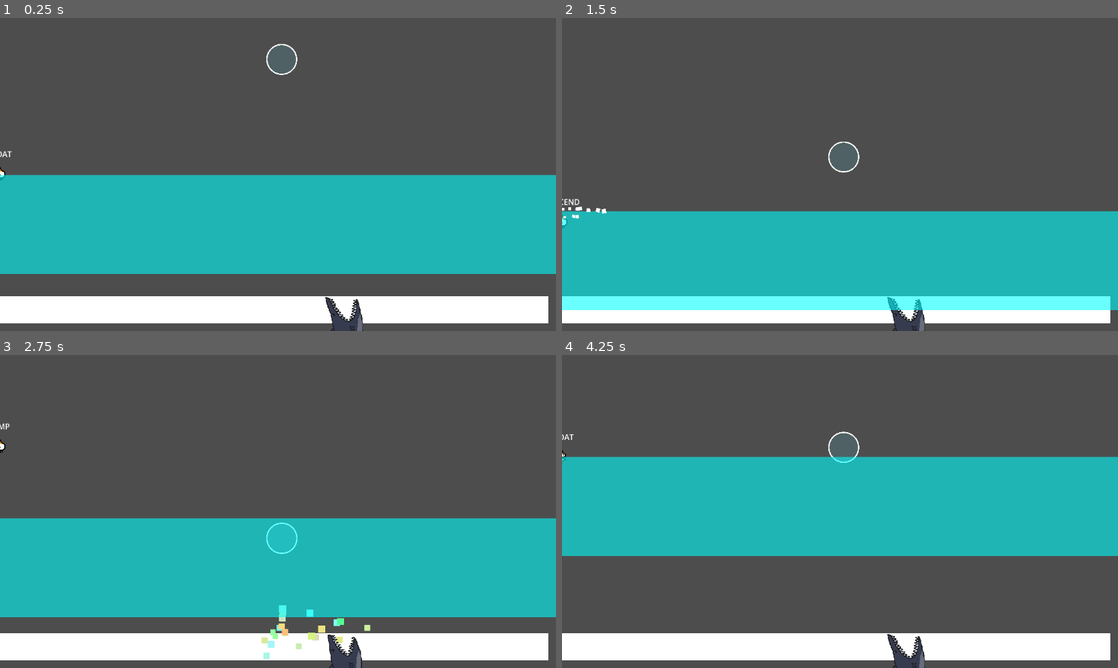
Above: before the commit, frames 1-4 (two rows, left to right).
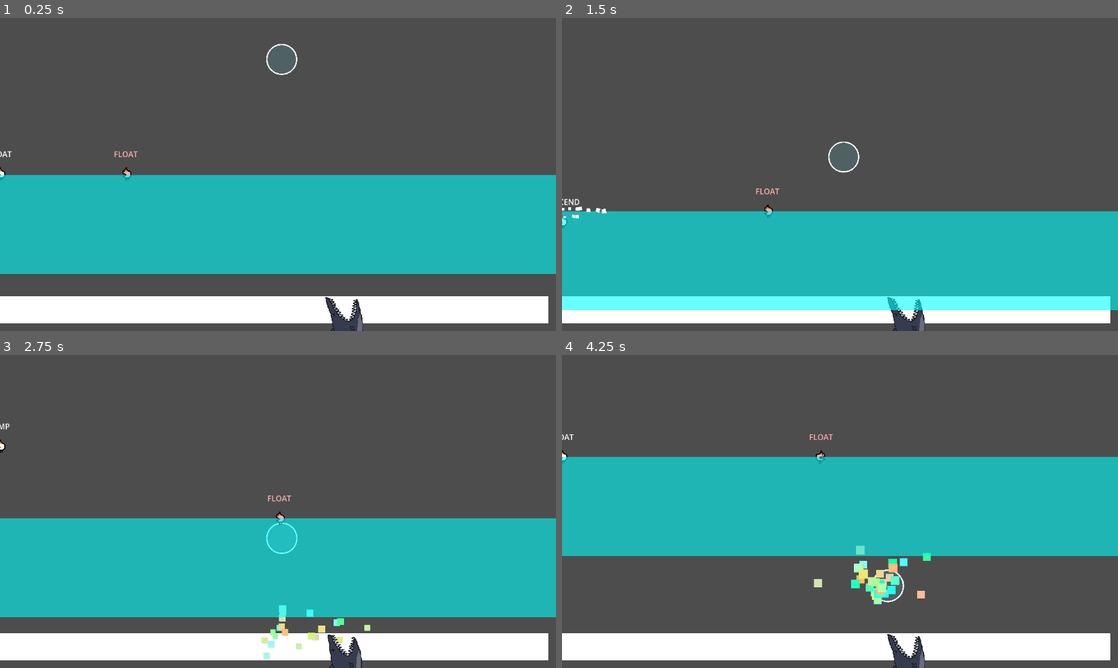
Above: after the commit, the same moments.

Repository: ron0studios/Global-Game-Jam-2025
Game: Godot game, scene res://objects/sandbox.tscn
Two runs of this game, one before a commit and one after it. Both use one fixed random seed, a clock stepped at 60 frames per second and the inputs below. The engine's default icon, where the game draws it, is replaced by a stand-in: a white triangle on a blue panel in a dark square.
Inputs (mouse positions are in pixels of both pictures, inside the frame that each line leads up to):
- Up to frame 1 (0.25 s): no input
- Up to frame 2 (1.5 s): move the mouse to (962, 158) at 0.52 s; hold D (right, bound only before the commit) 0.53-1.28 s; hold Space (blow, bound only before the commit) 0.53-1.28 s; move the mouse to (728, 190) at 1.27 s; hold Down (ui_down) from 1.28 s (still down); tap Space (blow, bound only before the commit) at 1.35 s
- Up to frame 3 (2.75 s): move the mouse to (333, 442) at 2.02 s; release Down (ui_down) at 2.03 s; hold D (right, bound only before the commit) from 2.03 s (still down); hold Space (blow, bound only before the commit) from 2.03 s (still down)
- Up to frame 4 (4.25 s): move the mouse to (812, 574) at 2.77 s; release D (right, bound only before the commit) at 2.78 s; release Space (blow, bound only before the commit) at 2.78 s; hold Up (ui_up) 2.78-3.53 s; tap Space (blow, bound only before the commit) at 2.85 s; move the mouse to (1006, 558) at 3.52 s; hold A (left, bound only before the commit) from 3.53 s (still down); hold Space (blow, bound only before the commit) from 3.53 s (still down)

The runs differ from the first frame. In frame 1, less than 0.1% of the frame differs, in the area x 20-25%, y 42-52%; in frame 2, less than 0.1%; in frame 3, less than 0.1%; in frame 4, 1.1%, in the area x 0-67%, y 24-80%.

Commit message:
Two player working
this is getting out of hand, now there are two of them

Diff:
--- a/objects/player.gd
+++ b/objects/player.gd
@@ -15,7 +15,7 @@
 @export var player_number = 1
 @onready var left_input = "p%s_left" % player_number
 @onready var right_input = "p%s_right" % player_number
-@onready var down_input = "p%s_down" % player_number
+@onready var jump_input = "p%s_jump" % player_number
 @onready var blow_input = "p%s_blow" % player_number
 
 var state = states.FLOAT
@@ -38,7 +38,7 @@
 			check_descend()
 		states.DESCEND:
 			velocity.y = (Global.water_level+DEPTH-position.y)
-			if Input.is_action_just_released("ui_down"):
+			if Input.is_action_just_released(jump_input):
 				state = states.JUMP
 				velocity.y = 0
 		states.JUMP:
@@ -60,7 +60,7 @@
 				position.y = Global.water_level
 				velocity.y = 0
 			check_descend()
-	var direction := Input.get_axis("ui_left", "ui_right")
+	var direction := Input.get_axis(left_input, right_input)
 	if direction:
 		velocity.x = clamp(velocity.x + direction * ACCEL * delta, -MAX_SPD, MAX_SPD)
 	else:
@@ -77,10 +77,10 @@
 
 func check_descend():
 	#call this to give the player the option to descend
-	if Input.is_action_just_pressed("ui_down"):
+	if Input.is_action_just_pressed(jump_input):
 		state = states.DESCEND
 func handle_animations():
-	if (Input.is_action_just_pressed("left") and !$AnimatedSprite2D.flip_h) or (Input.is_action_just_pressed("right") and $AnimatedSprite2D.flip_h):
+	if (Input.is_action_just_pressed(left_input) and !$AnimatedSprite2D.flip_h) or (Input.is_action_just_pressed(right_input) and $AnimatedSprite2D.flip_h):
 		$AnimatedSprite2D.play("turn")
 
 	if $AnimatedSprite2D.animation == "turn" and $AnimatedSprite2D.frame == 5:
@@ -89,11 +89,11 @@
 
 func handle_blowing(delta):
 	$BlowArea.rotation = deg_to_rad(90) + get_angle_to(get_global_mouse_position())
-	if Input.is_action_just_pressed("blow"):
+	if Input.is_action_just_pressed(blow_input):
 		blowing = true
 		$Breathtimer.start()
 
-	if Input.is_action_just_released("blow"):
+	if Input.is_action_just_released(blow_input):
 		print(global_position.direction_to($BlowArea/CollisionShape2D.global_position).normalized())
 		var blowparticle = preload("res://objects/blowparticle.tscn").instantiate()
 		blowparticle.rotation = $BlowArea.rotation
@@ -104,7 +104,7 @@
 		blowing = false
 		force = ($Breathtimer.wait_time-$Breathtimer.time_left)/$Breathtimer.wait_time
 
-	if Input.is_action_pressed("blow"): #Space key
+	if Input.is_action_pressed(blow_input): #Space key
 		blowing = false
 		breath = max(0, breath-delta*60)
 	else:
--- a/objects/sandbox.tscn
+++ b/objects/sandbox.tscn
@@ -30,6 +30,11 @@
 
 [node name="Player" parent="." instance=ExtResource("2_164q8")]
 
+[node name="Player2" parent="." instance=ExtResource("2_164q8")]
+modulate = Color(1, 0.68, 0.68, 1)
+position = Vector2(261, 0)
+player_number = 2
+
 [node name="Spike" parent="." instance=ExtResource("3_th80c")]
 position = Vector2(711, 606)
 
--- a/project.godot
+++ b/project.godot
@@ -25,28 +25,48 @@
 
 [input]
 
-left={
+p1_left={
+"deadzone": 0.5,
+"events": [Object(InputEventKey,"resource_local_to_scene":false,"resource_name":"","device":-1,"window_id":0,"alt_pressed":false,"shift_pressed":false,"ctrl_pressed":false,"meta_pressed":false,"pressed":false,"keycode":0,"physical_keycode":4194319,"key_label":0,"unicode":0,"location":0,"echo":false,"script":null)
+]
+}
+p1_right={
+"deadzone": 0.5,
+"events": [Object(InputEventKey,"resource_local_to_scene":false,"resource_name":"","device":-1,"window_id":0,"alt_pressed":false,"shift_pressed":false,"ctrl_pressed":false,"meta_pressed":false,"pressed":false,"keycode":0,"physical_keycode":4194321,"key_label":0,"unicode":0,"location":0,"echo":false,"script":null)
+]
+}
+p1_blow={
+"deadzone": 0.5,
+"events": [Object(InputEventKey,"resource_local_to_scene":false,"resource_name":"","device":-1,"window_id":0,"alt_pressed":false,"shift_pressed":false,"ctrl_pressed":false,"meta_pressed":false,"pressed":false,"keycode":0,"physical_keycode":32,"key_label":0,"unicode":32,"location":0,"echo":false,"script":null)
+]
+}
+p1_jump={
+"deadzone": 0.5,
+"events": [Object(InputEventKey,"resource_local_to_scene":false,"resource_name":"","device":-1,"window_id":0,"alt_pressed":false,"shift_pressed":false,"ctrl_pressed":false,"meta_pressed":false,"pressed":false,"keycode":0,"physical_keycode":4194320,"key_label":0,"unicode":0,"location":0,"echo":false,"script":null)
+, Object(InputEventKey,"resource_local_to_scene":false,"resource_name":"","device":-1,"window_id":0,"alt_pressed":false,"shift_pressed":false,"ctrl_pressed":false,"meta_pressed":false,"pressed":false,"keycode":0,"physical_keycode":4194322,"key_label":0,"unicode":0,"location":0,"echo":false,"script":null)
+]
+}
+p2_left={
 "deadzone": 0.5,
 "events": [Object(InputEventKey,"resource_local_to_scene":false,"resource_name":"","device":-1,"window_id":0,"alt_press …(191 unchanged characters)…
-, Object(InputEventKey,"resource_local_to_scene":false,"resource_name":"","device":-1,"window_id":0,"alt_pressed":false,"shift_pressed":false,"ctrl_pressed":false,"meta_pressed":false,"pressed":false,"keycode":0,"physical_keycode":4194319,"key_label":0,"unicode":0,"location":0,"echo":false,"script":null)
 ]
 }
-right={
+p2_right={
 "deadzone": 0.5,
 "events": [Object(InputEventKey,"resource_local_to_scene":false,"resource_name":"","device":-1,"window_id":0,"alt_press …(192 unchanged characters)…
-, Object(InputEventKey,"resource_local_to_scene":false,"resource_name":"","device":-1,"window_id":0,"alt_pressed":false,"shift_pressed":false,"ctrl_pressed":false,"meta_pressed":false,"pressed":false,"keycode":0,"physical_keycode":4194321,"key_label":0,"unicode":0,"location":0,"echo":false,"script":null)
 ]
 }
-blow={
+p2_blow={
 "deadzone": 0.5,
-"events": [Object(InputEventKey,"resource_local_to_scene":fa …(140 unchanged characters)… d":false,"keycode":0,"physical_keycode":32,"key_label":0,"unicode":32,"location":0,"echo":false,"script":null)
-, Object(InputEventMouseButton,"resource_local_to_scene":false,"resource_name":"","device":-1,"window_id":0,"alt_pressed":false,"shift_pressed":false,"ctrl_pressed":false,"meta_pressed":false,"button_mask":1,"position":Vector2(109, 9),"global_position":Vector2(118, 55),"factor":1.0,"button_index":1,"canceled":false,"pressed":true,"double_click":false,"script":null)
+"events": [Object(InputEventKey,"resource_local_to_scene":fa …(140 unchanged characters)… d":false,"keycode":0,"physical_keycode":70,"key_label":0,"unicode":102,"location":0,"echo":false,"script":null)
+, Object(InputEventKey,"resource_local_to_scene":false,"resource_name":"","device":-1,"window_id":0,"alt_pressed":false,"shift_pressed":false,"ctrl_pressed":false,"meta_pressed":false,"pressed":false,"keycode":0,"physical_keycode":69,"key_label":0,"unicode":101,"location":0,"echo":false,"script":null)
+, Object(InputEventKey,"resource_local_to_scene":false,"resource_name":"","device":-1,"window_id":0,"alt_pressed":false,"shift_pressed":false,"ctrl_pressed":false,"meta_pressed":false,"pressed":false,"keycode":0,"physical_keycode":81,"key_label":0,"unicode":113,"location":0,"echo":false,"script":null)
 ]
 }
-jump={
+p2_jump={
 "deadzone": 0.5,
 "events": [Object(InputEventKey,"resource_local_to_scene":false,"resource_name":"","device":-1,"window_id":0,"alt_press …(192 unchanged characters)…
-, Object(InputEventKey,"resource_local_to_scene":false,"reso …(131 unchanged characters)… d":false,"keycode":0,"physical_keycode":4194320,"key_label":0,"unicode":0,"location":0,"echo":false,"script":null)
+, Object(InputEventKey,"resource_local_to_scene":false,"reso …(131 unchanged characters)… d":false,"keycode":0,"physical_keycode":83,"key_label":0,"unicode":115,"location":0,"echo":false,"script":null)
 ]
 }
 
